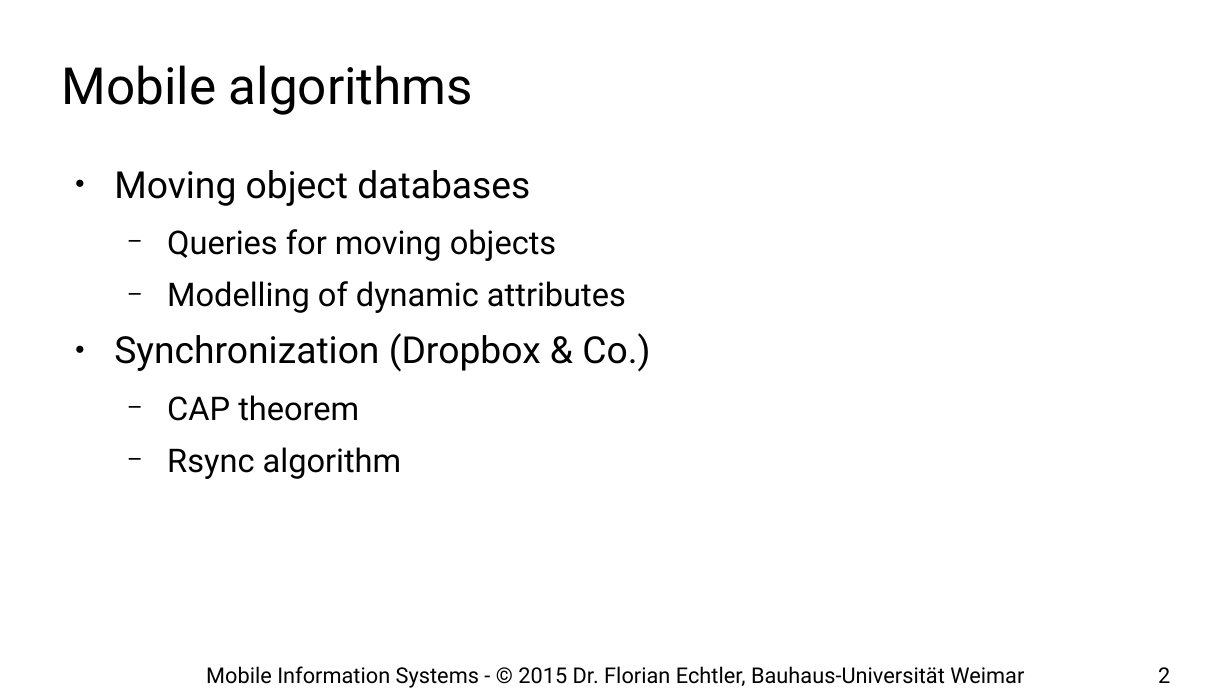
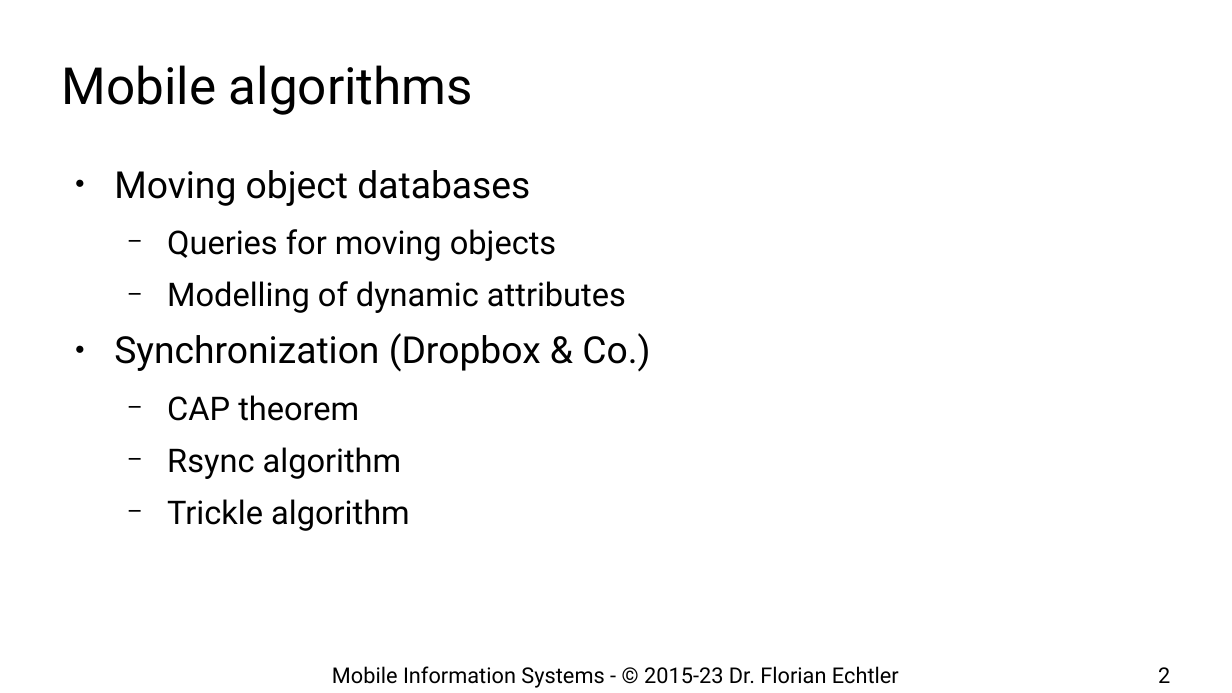
Before and after one commit to floe/mobile-information-systems, a slide deck: slide 2 of 12-mobile-algorithms.odp. Drawn at 1232x693 pixels with LibreOffice and Linux fonts; fonts in the diff are those of the drawing; background and template pictures are left out. Boxes give left, top, right and bottom in pixels: in the first picture for what was removed or moved away, otherwise in the second. Text is boxed around its words. In the diff, an @@ line names an element or a change of style, - is before the commit and + after.

Commit message:
move trickle algo to #12

```diff
--- a/12-mobile-algorithms.odp
+++ b/12-mobile-algorithms.odp
@@ text at bbox=[167, 499, 410, 531]: paragraph added @@
+  − Trickle algorithm
@@ text at bbox=[332, 666, 899, 688]: text changed @@
-Mobile Information Systems - © 2015 Dr. Florian Echtler, Bauhaus-Universität Weimar
+Mobile Information Systems - © 2015-23 Dr. Florian Echtler
```
Also in this commit, not shown: 28 other slides changed, 2 slides added, 1 other file.
